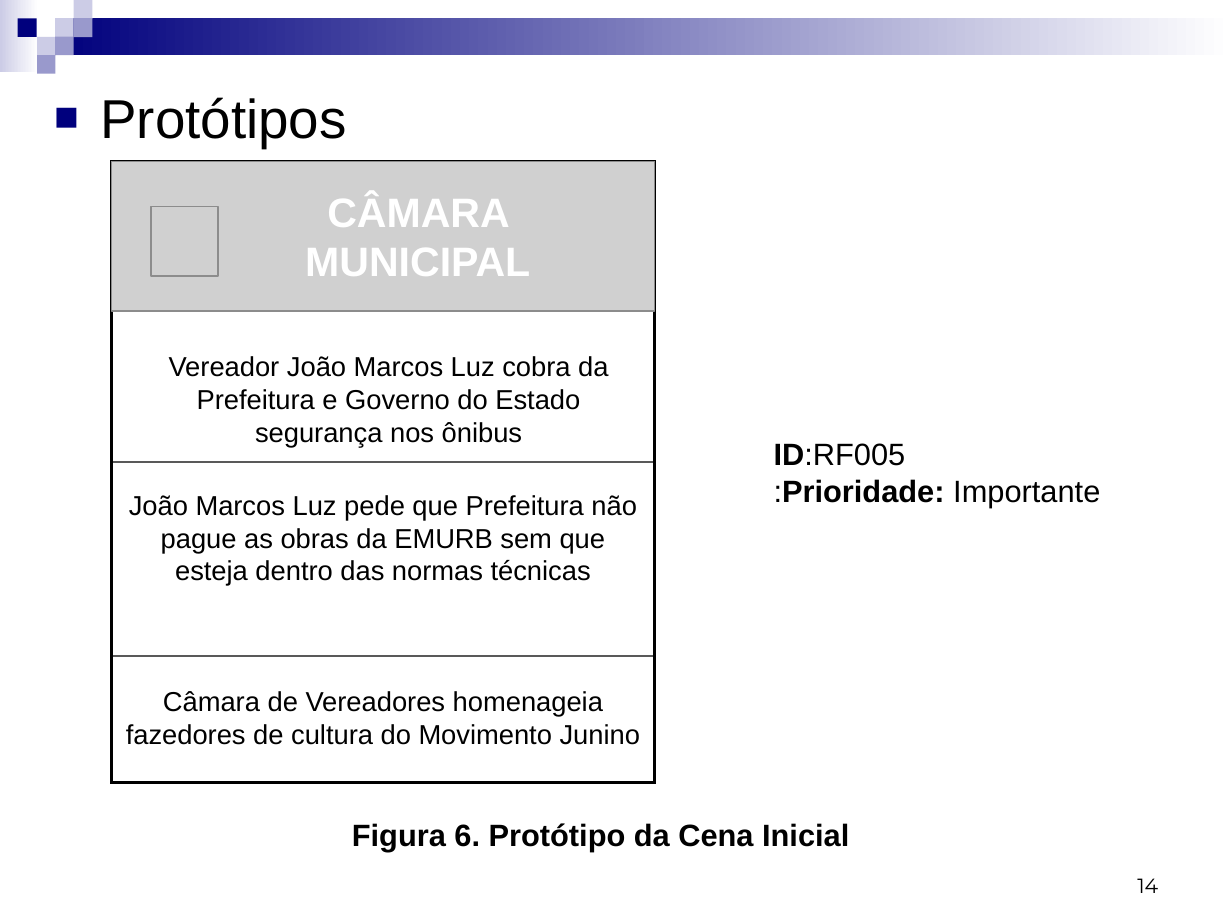
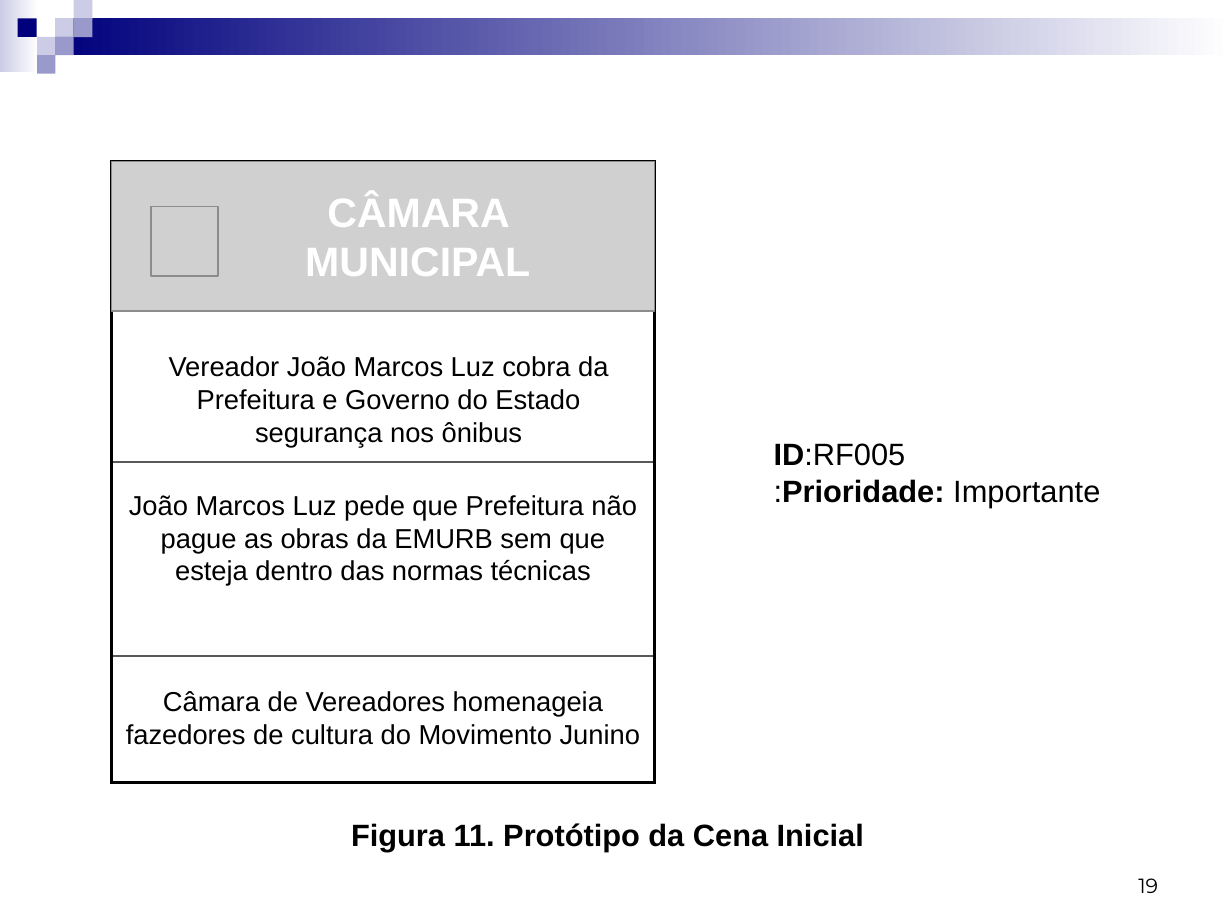
Before and after one commit to Gabrielfgrd/CamaraRB, a slide deck: slide 19 of Documentos/Documentos das aulas/Apresentação para o dia 10.ppt (slide 14 before the commit). Drawn at 1232x924 pixels with LibreOffice and Linux fonts; fonts in the diff are those of the drawing; grey boxes stand for pictures. Boxes give left, top, right and bottom in pixels: in the first picture for what was removed or moved away, otherwise in the second. Text is boxed around its words. In the diff, an @@ line names an element or a change of style, - is before the commit and + after.

```diff
--- a/Documentos/Documentos das aulas/Apresentação para o dia 10.ppt
+++ b/Documentos/Documentos das aulas/Apresentação para o dia 10.ppt
@@ text removed at (x1=100, y1=97, x2=346, y2=148) @@
-■ Protótipos
@@ text at (x1=351, y1=823, x2=864, y2=851): text changed @@
-Figura 6. Protótipo da Cena Inicial
+Figura 11. Protótipo da Cena Inicial
@@ page number at (x1=1138, y1=878, x2=1158, y2=893): text changed @@
-14
+19
```
Also in this commit, not shown: 13 other slides changed, 10 slides added, 2 slides removed, 49 other files.
